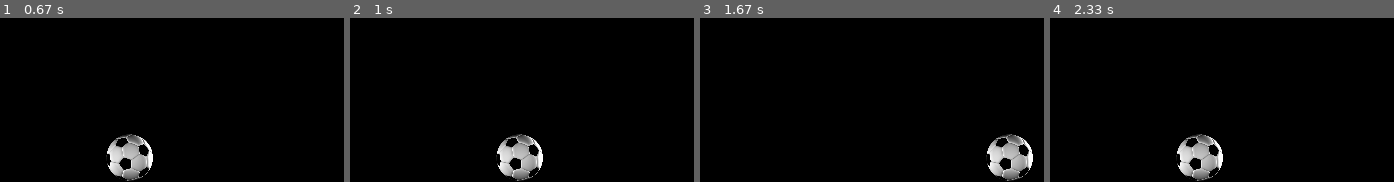
Above: before the commit, frames 1-4 (left to right).
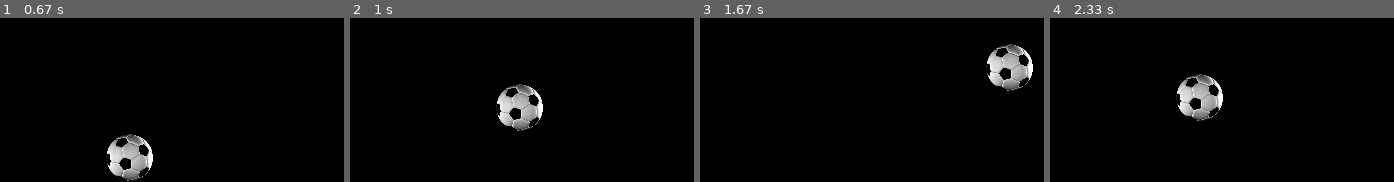
Above: after the commit, the same moments.

Repository: adetaylor/codeclub-python-ball
Game: pygame game, started from ball.py
Two runs of this game, one before a commit and one after it. Both use one fixed random seed, a clock stepped at 60 frames per second and the inputs below.
Inputs:
- Up to frame 1 (0.67 s): hold Right from 0.33 s (still down)
- Up to frame 2 (1 s): release Right at 0.8 s; hold Up from 0.83 s (still down)
- Up to frame 3 (1.67 s): release Up at 1.13 s; hold Right 1.17-1.63 s
- Up to frame 4 (2.33 s): hold Left 1.67-2.2 s; hold Down from 2.23 s (still down)

Frame 1 is identical in both runs. In frame 2, 4.7% of the frame differs, in the area x 42-57%, y 40-100%; in frame 3, 4.7%; in frame 4, 4.7%.

Commit message:
Solution.

Diff:
--- a/ball.py
+++ b/ball.py
@@ -20,8 +20,8 @@
         self.image = small_ball_image
         self.rect = self.image.get_rect(midbottom=screen_rect.midbottom)
 
-    def move(self, direction):
-        self.rect.move_ip(direction*5, 0)
+    def move(self, direction, directionUD):
+        self.rect.move_ip(direction*5, directionUD*5)
         self.rect = self.rect.clamp(screen_rect)
 
 background = pygame.Surface(screen_rect.size)
@@ -38,8 +38,9 @@
             running = False
     keys_pressed = pygame.key.get_pressed()
     direction = keys_pressed[K_RIGHT] - keys_pressed[K_LEFT]
+    directionUD = keys_pressed[K_DOWN] - keys_pressed[K_UP]
 
-    ball.move(direction);
+    ball.move(direction, directionUD);
 
     all.clear(screen, background)
 
